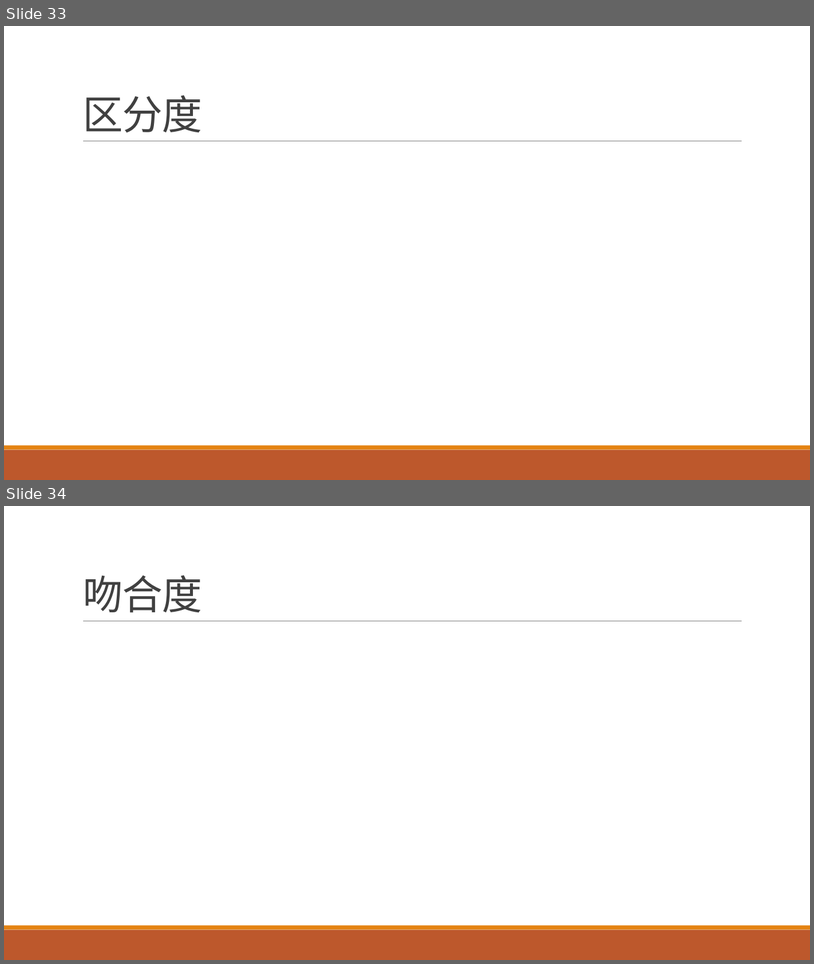
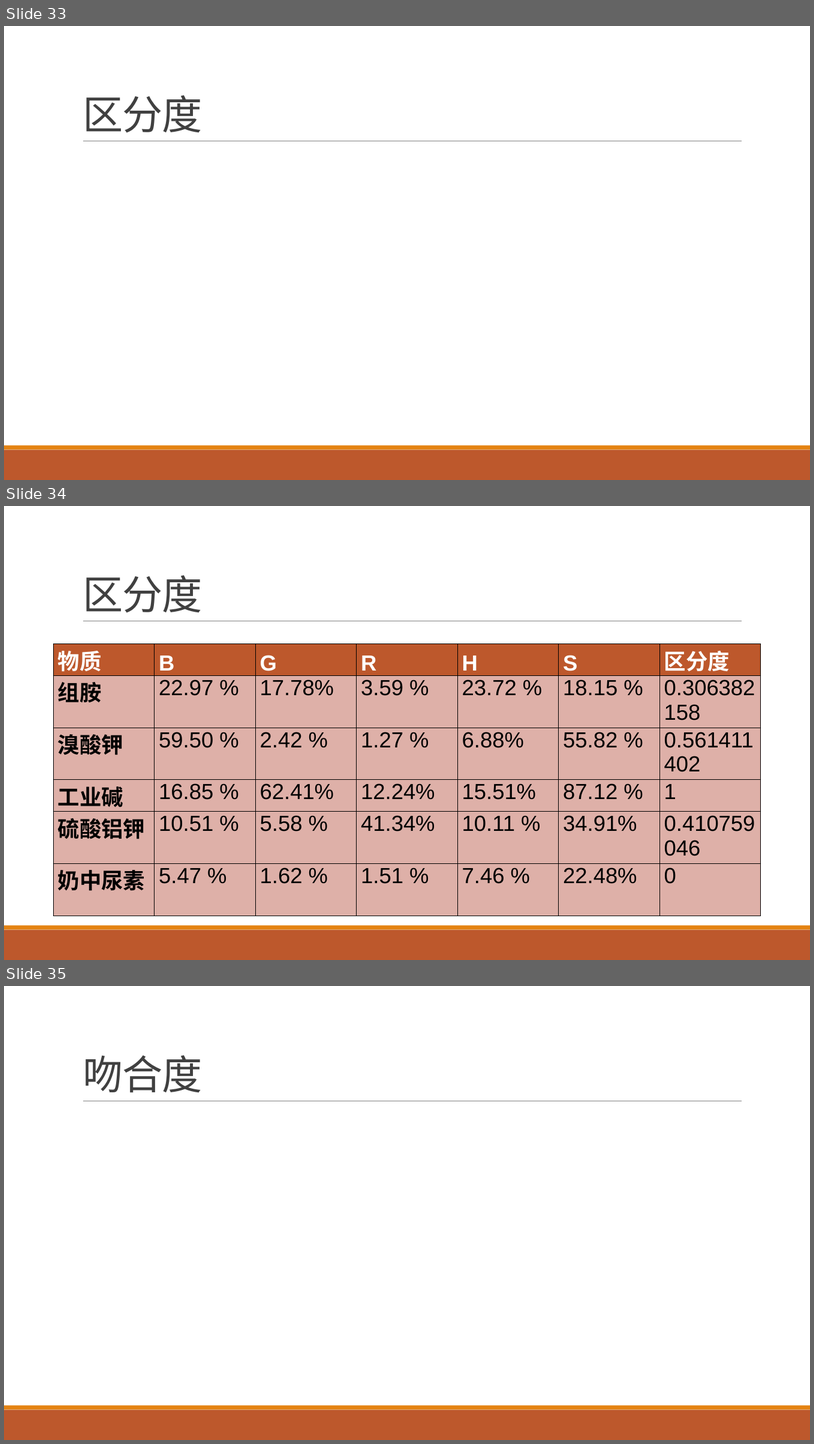
Before and after one commit to yuanjingsong/MCM_Homework, a slide deck: PreG21.pptx. Shown one above the other, each under a label of ours: slides 33 and 34 before the commit, slides 33, 34 and 35 after it. The pictures are 814x964 and 814x1444 pixels, drawn with LibreOffice and Linux fonts; fonts in the diff are those of the drawing; grey boxes stand for pictures. Boxes give left, top, right and bottom in pixels: in the first picture for what was removed or moved away, otherwise in the second. Text is boxed around its words. In the diff, an @@ line names an element or a change of style, - is before the commit and + after.

```diff
--- a/PreG21.pptx
+++ b/PreG21.pptx
@@ slide 34 added at <box>4,506,810,960</box>, background #FFFFFF; not listed: 3 template elements that a slide beside it also shows @@
@@ title added at <box>83,575,203,613</box>, 48 pt, text #404040 @@
+区分度
@@ table added at <box>54,644,761,906</box>, 6 rows, 7 columns @@
+物质 | B | G | R | H | S | 区分度
+组胺 | 22.97 % | 17.78% | 3.59 % | 23.72 % | 18.15 % | 0.306382158
+溴酸钾 | 59.50 % | 2.42 % | 1.27 % | 6.88% | 55.82 % | 0.561411402
+工业碱 | 16.85 % | 62.41% | 12.24% | 15.51% | 87.12 % | 1
+硫酸铝钾 | 10.51 % | 5.58 % | 41.34% | 10.11 % | 34.91% | 0.410759046
+奶中尿素 | 5.47 % | 1.62 % | 1.51 % | 7.46 % | 22.48% | 0
@@ what was slide 34 is now slide 35 @@
```
Also in this commit, not shown: 4 slides changed, 1 other slide added, 1 other file.
